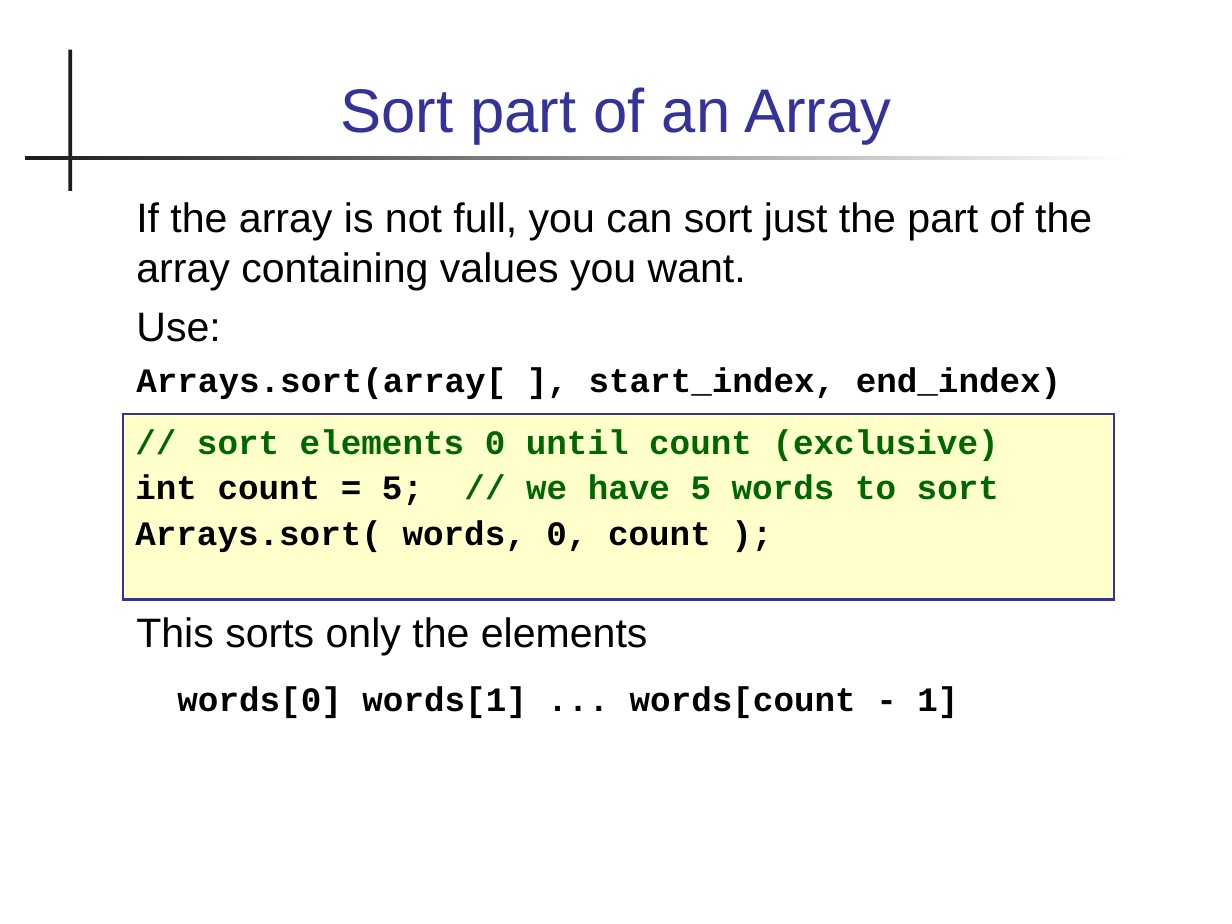
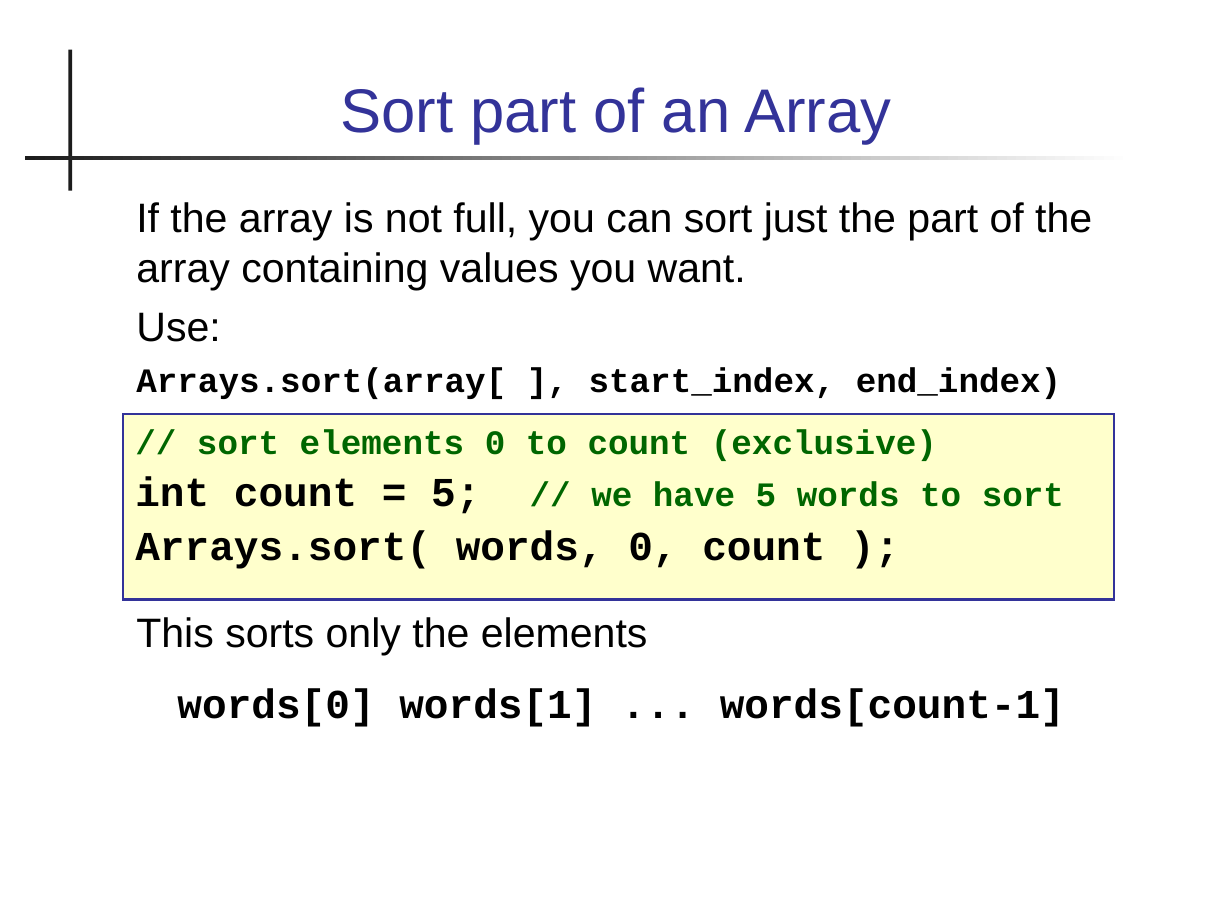
Before and after one commit to skeoop/skeoop.github.io, a slide deck: slide 5 of week3/Lexical-Order-and-Sorting.ppt (slide 6 before the commit). Drawn at 1232x924 pixels with LibreOffice and Linux fonts; fonts in the diff are those of the drawing. Boxes give left, top, right and bottom in pixels: in the first picture for what was removed or moved away, otherwise in the second. Text is boxed around its words. In the diff, an @@ line names an element or a change of style, - is before the commit and + after.

```diff
--- a/week3/Lexical-Order-and-Sorting.ppt
+++ b/week3/Lexical-Order-and-Sorting.ppt
@@ text at [197,429,937,461]: text changed @@
-// sort elements 0 until count (exclusive)
+// sort elements 0 to count (exclusive)
@@ text at [135,476,1064,569]: size 20 to 24 pt in "int count = 5;", "Arrays.sort( words, 0, count );" @@
@@ text at [177,688,1065,727]: text changed; size 20 to 24 pt @@
-words[0] words[1] ... words[count - 1]
+words[0] words[1] ... words[count-1]
```
Also in this commit, not shown: 7 other slides changed, 10 slides added, 1 slide removed, 1 other file.
